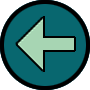
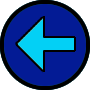
Layer changes from the first 90 x 90 image to the second:
added layer "Layer 7 copy" above "Layer 7" over bbox(15, 16, 76, 73)
painted on "Layer 4" over bbox(4, 4, 86, 86)
